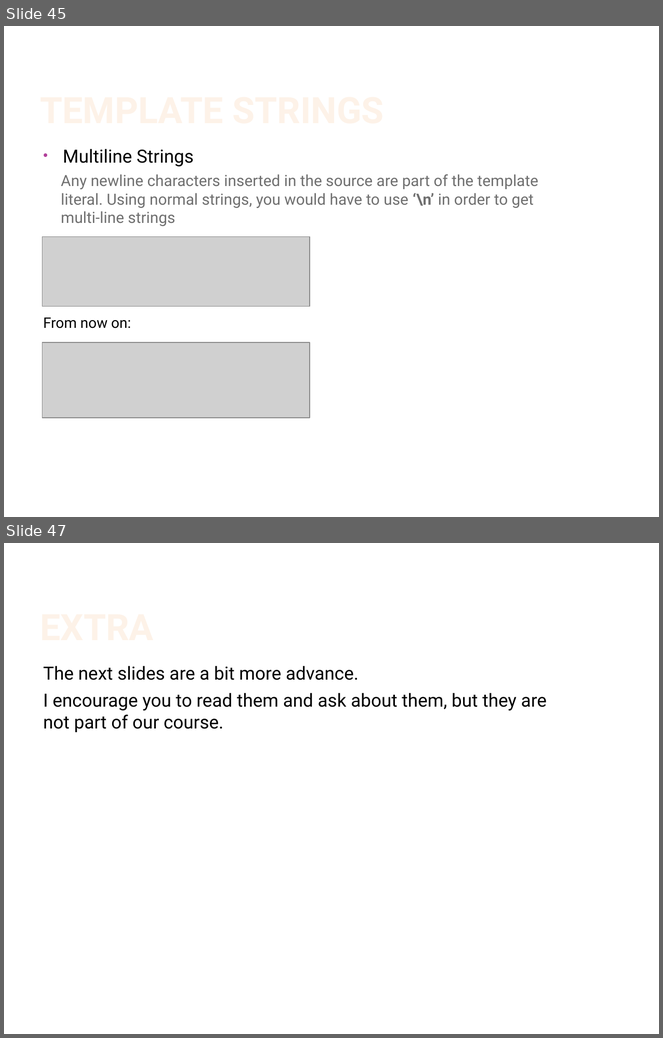
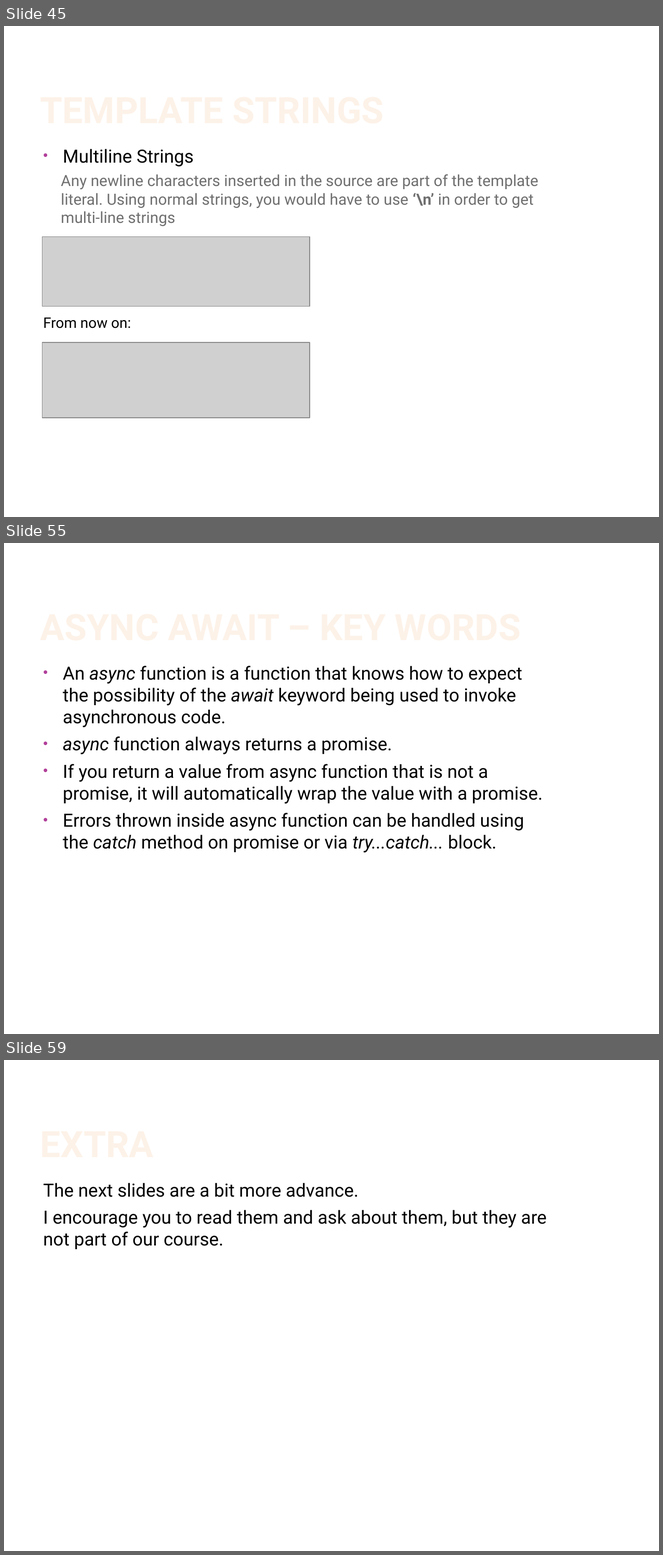
Before and after one commit to IsraelZablianov/TypeScript-Course, a slide deck: Advanced Es6 & TypeScript.pptx. Shown one above the other, each under a label of ours: slides 45 and 47 before the commit, slides 45, 55 and 59 after it; the slides between them are not shown. The pictures are 663x1038 and 663x1555 pixels, drawn with LibreOffice and Linux fonts; fonts in the diff are those of the drawing; grey boxes stand for pictures; background and template pictures are left out. Boxes give left, top, right and bottom in pixels: in the first picture for what was removed or moved away, otherwise in the second. Text is boxed around its words. In the diff, an @@ line names an element or a change of style, - is before the commit and + after.

Commit message:
adding promises

```diff
--- a/Advanced Es6 & TypeScript.pptx
+++ b/Advanced Es6 & TypeScript.pptx
@@ slide 55 added at <box>4,543,659,1034</box>, background #FFFFFF @@
@@ title added at <box>37,566,556,648</box>, 40 pt, text gradient #FEF7F1 to #FEF3E8 to #FBCF9C to #F9B94C, bold @@
+ASYNC AWAIT – KEY WORDS
@@ text added at <box>63,666,543,853</box>, 20 pt, text #000000 @@
+• An async function is a function that knows how to expect the possibility of the await keyword being used to invoke asynchronous code.
+• async function always returns a promise.
+• If you return a value from async function that is not a promise, it will automatically wrap the value with a promise.
+• Errors thrown inside async function can be handled using the catch method on promise or via try...catch... block.
@@ what was slide 47 is now slide 59 @@
```
Also in this commit, not shown: 1 slide changed, 11 other slides added.
